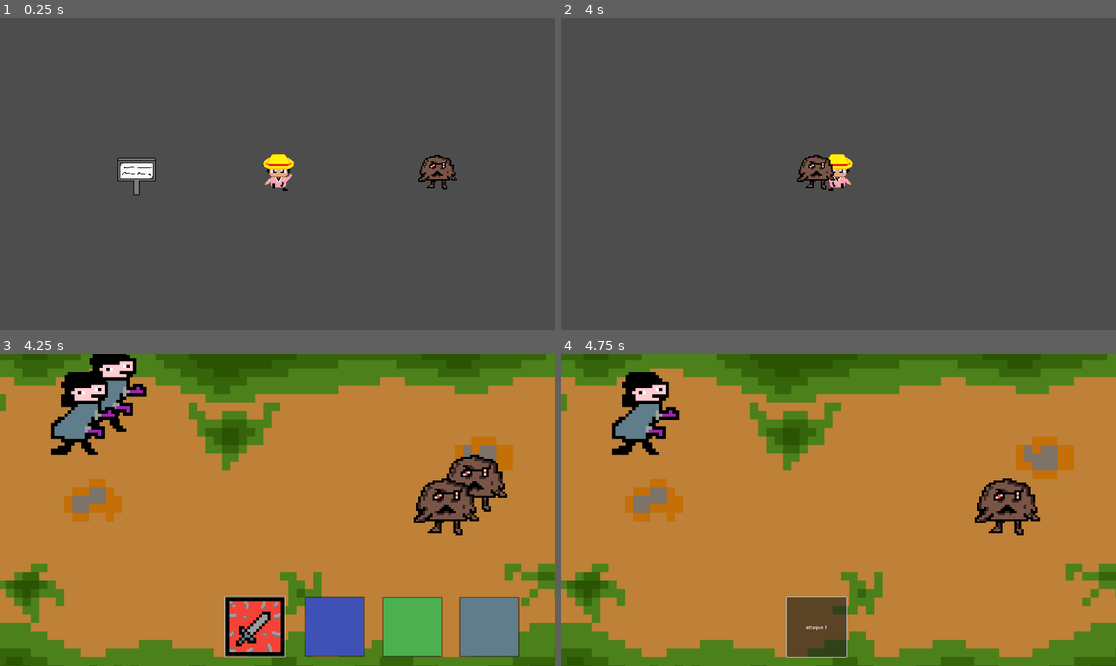
Above: before the commit, frames 1-4 (two rows, left to right).
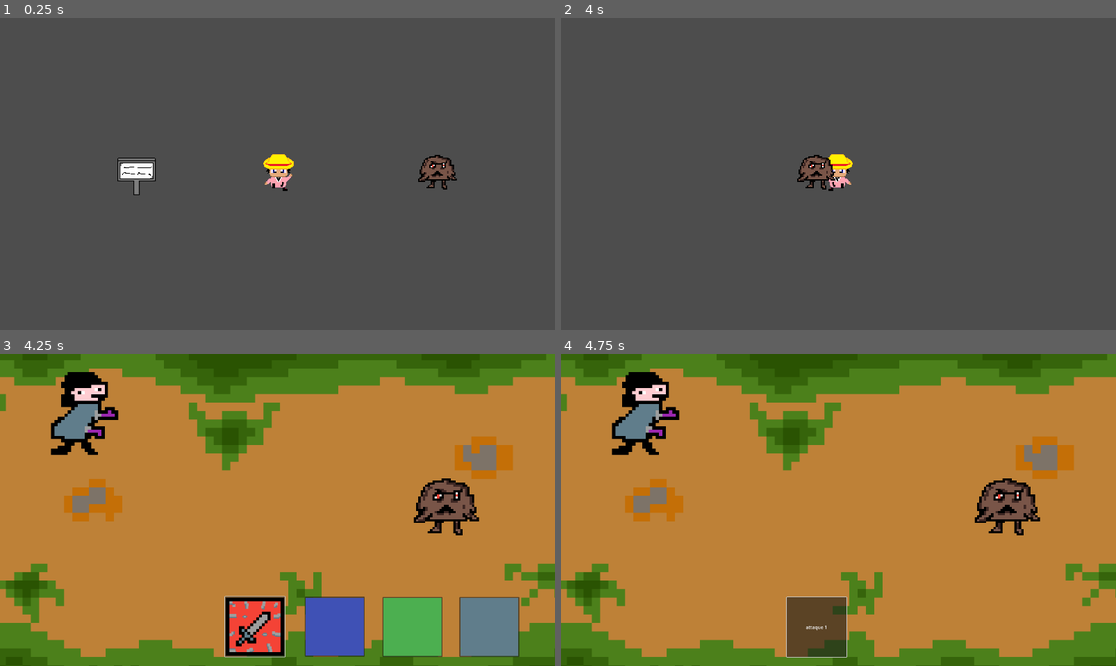
Above: after the commit, the same moments.

Repository: Poridaby/Pori-The-Game
Game: Godot game, scene res://scenes/décor_explo/Inser_ellenon.tscn
The game is run twice, just before and just after one commit, with the same random seed, the same clock (stepped at 60 frames per second) and the same inputs.
Inputs:
- Up to frame 1 (0.25 s): no input
- Up to frame 2 (4 s): tap Enter at 0.5 s; hold D (move_right) 0.53-1.28 s; tap Space (interact) every 0.75 s from 0.6 to 3.6 s; hold S (move_down) 1.28-2.03 s; hold D (move_right) 2.03-2.78 s; hold W (move_up) 2.78-3.53 s; hold A (move_left) from 3.53 s (still down)
- Up to frame 3 (4.25 s): keep holding A (move_left)
- Up to frame 4 (4.75 s): keep holding A (move_left); tap Space (interact) at 4.35 s

Frames 1-2 are identical in both runs. In frame 3, 2.4% of the frame differs, in the area x 16-92%, y 0-51%; in frame 4, nothing differs.

Commit message:
probleme regle

Diff:
--- a/pori-the-game/script/combat_script/combat.gd
+++ b/pori-the-game/script/combat_script/combat.gd
@@ -30,6 +30,8 @@
 	# Intance les scenes au tree
 	add_child(tonar_instance)
 	add_child(enemy_instance)
+	tonar_instance.visible = false
+	enemy_instance.visible = false
 
 	if tonar_stats.stats.spd > enemy_stats.stats.spd:
 		turn_player()
--- a/pori-the-game/script/combat_script/controle.gd
+++ b/pori-the-game/script/combat_script/controle.gd
@@ -1,7 +1,6 @@
 extends Control
 
 @onready var hud_node = get_node("/root/Combat")
-var waiting_for_space = false
 var tonar_scene = preload("res://scenes/Perso_fight/Tonar_fight.tscn")
 var tonar_instance = tonar_scene.instantiate()
 var enemy_scene = preload("res://scenes/enemy_fight/Enemy_fight.tscn")
@@ -15,6 +14,8 @@
 	# Intance les scenes au tree
 	add_child(tonar_instance)
 	add_child(enemy_instance)
+	tonar_instance.visible = false
+	enemy_instance.visible = false
 
 func select_action_player():
 	# permet de naviguer entre les différentes actions
